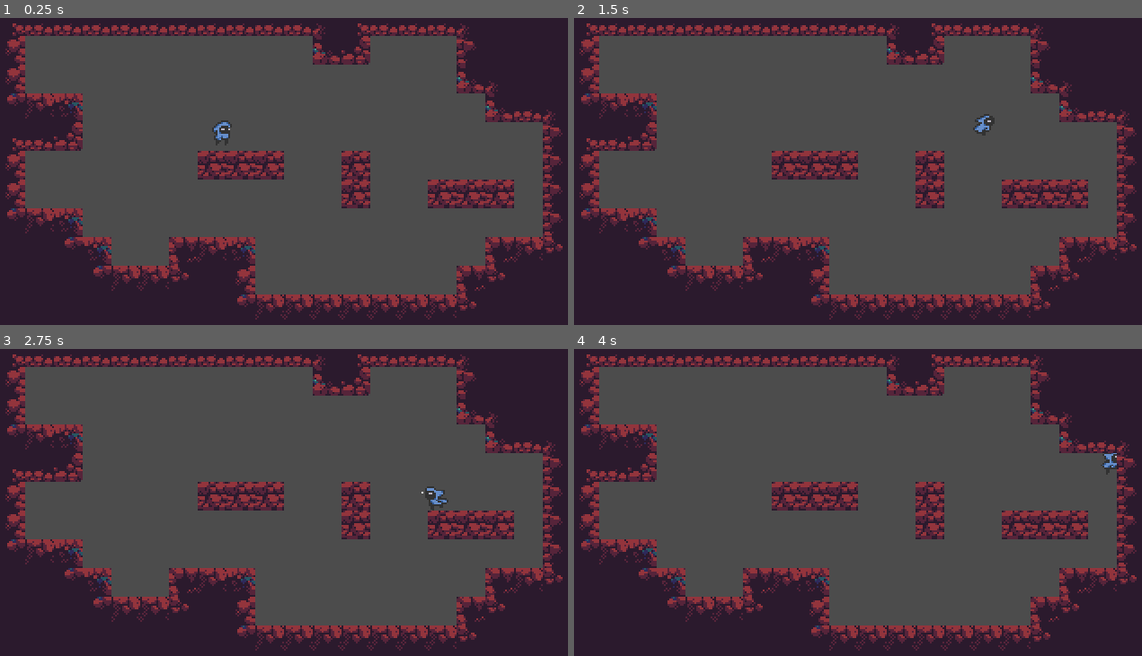
Above: before the commit, frames 1-4 (two rows, left to right).
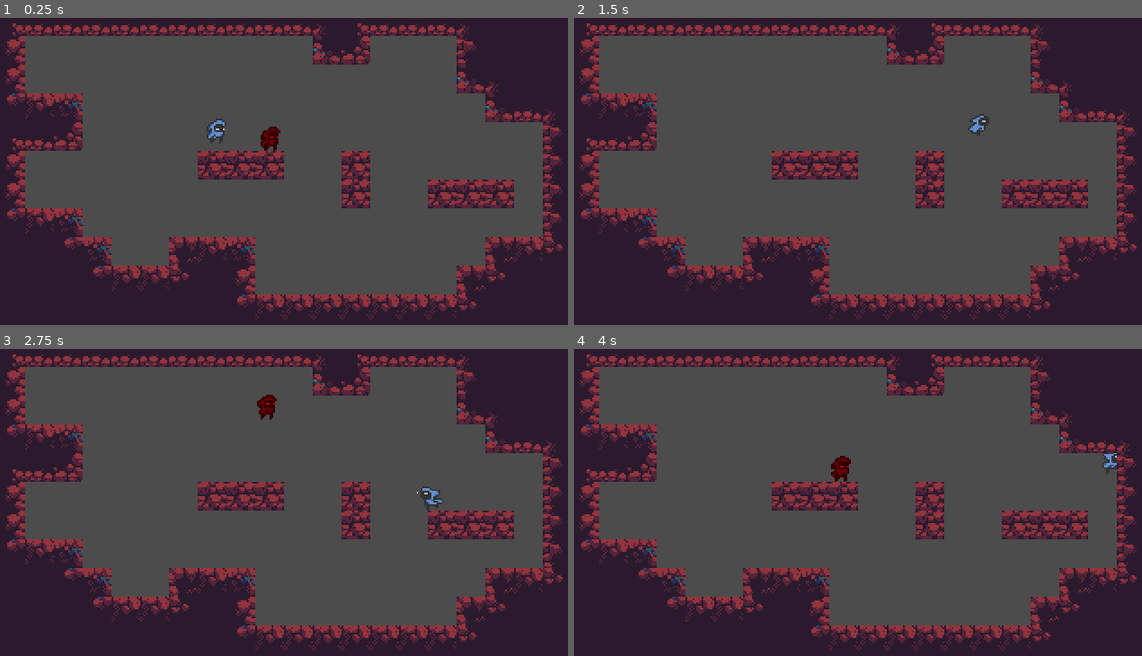
Above: after the commit, the same moments.

Repository: Vanberk1/apocalypse-survival
Game: Godot game, scene res://scenes/Level.tscn
The game is run twice, just before and just after one commit, with the same random seed, the same clock (stepped at 60 frames per second) and the same inputs.
Inputs:
- Up to frame 1 (0.25 s): no input
- Up to frame 2 (1.5 s): hold D (right) from 0.53 s (still down); tap J (attack) at 0.6 s; tap W (up) at 0.77, 1.07 s; tap K (dash) at 0.8, 1.35 s
- Up to frame 3 (2.75 s): tap W (up) at 1.52, 1.55, 1.82, 2.1 s; release D (right) at 2.03 s; hold A (left) from 2.03 s (still down); tap J (attack) at 2.3 s
- Up to frame 4 (4 s): release A (left) at 2.78 s; hold D (right) from 2.78 s (still down); tap J (attack) at 2.85 s; tap W (up) at 3.02, 3.32, 3.77, 3.8 s; tap K (dash) at 3.05, 3.6 s

The runs differ from the first frame. In frame 1, 0.4% of the frame differs, in the area x 36-50%, y 32-44%; in frame 2, 0.2%; in frame 3, 0.4%; in frame 4, 0.2%.

Commit message:
Adding hard-coded local coop

Diff:
--- a/project.godot
+++ b/project.godot
@@ -65,6 +65,37 @@
 "events": [ Object(InputEventKey,"resource_local_to_scene":false,"resource_name":"","device":0,"alt":false,"shift":false,"control":false,"meta":false,"command":false,"pressed":false,"scancode":75,"unicode":0,"echo":false,"script":null)
  ]
 }
+left_2={
+"deadzone": 0.5,
+"events": [ Object(InputEventJoypadButton,"resource_local_to_scene":false,"resource_name":"","device":0,"button_index":14,"pressure":0.0,"pressed":false,"script":null)
+ ]
+}
+right_2={
+"deadzone": 0.5,
+"events": [ Object(InputEventJoypadButton,"resource_local_to_scene":false,"resource_name":"","device":0,"button_index":15,"pressure":0.0,"pressed":false,"script":null)
+ ]
+}
+up_2={
+"deadzone": 0.5,
+"events": [ Object(InputEventJoypadButton,"resource_local_to_scene":false,"resource_name":"","device":0,"button_index":12,"pressure":0.0,"pressed":false,"script":null)
+, Object(InputEventJoypadButton,"resource_local_to_scene":false,"resource_name":"","device":0,"button_index":0,"pressure":0.0,"pressed":false,"script":null)
+ ]
+}
+down_2={
+"deadzone": 0.5,
+"events": [ Object(InputEventJoypadButton,"resource_local_to_scene":false,"resource_name":"","device":0,"button_index":13,"pressure":0.0,"pressed":false,"script":null)
+ ]
+}
+attack_2={
+"deadzone": 0.5,
+"events": [ Object(InputEventJoypadButton,"resource_local_to_scene":false,"resource_name":"","device":0,"button_index":2,"pressure":0.0,"pressed":false,"script":null)
+ ]
+}
+dash_2={
+"deadzone": 0.5,
+"events": [ Object(InputEventJoypadButton,"resource_local_to_scene":false,"resource_name":"","device":0,"button_index":6,"pressure":0.0,"pressed":false,"script":null)
+ ]
+}
 
 [rendering]
 
--- a/scenes/AttackArea.gd
+++ b/scenes/AttackArea.gd
@@ -15,4 +15,4 @@
 func _on_AttackArea_body_entered(body):
 	print(body.name)
 	if body.is_in_group("character"):
-		body.queue_free()
+		body.death()
--- a/scenes/Character.gd
+++ b/scenes/Character.gd
@@ -1,6 +1,10 @@
 extends KinematicBody2D
 
+signal death
+
 const AttackArea = preload("res://scenes/AttackArea.tscn")
+
+export (String, "none", "player 1", "player 2") var player_controller
 
 export var acceleration = 900
 export var max_speed = 90
@@ -20,8 +24,16 @@
 
 onready var sprite = $AnimatedSprite
 
+func _ready():
+	print(player_controller)
+	if player_controller == "player 2":
+		sprite.modulate = Color(1, 0, 0)
+
 func _physics_process(delta):
-	x_input = Input.get_action_strength("right") - Input.get_action_strength("left")
+	if player_controller == "player 1":
+		x_input = Input.get_action_strength("right") - Input.get_action_strength("left")
+	else:
+		x_input = Input.get_action_strength("right_2") - Input.get_action_strength("left_2")
 
 	if x_input < 0:
 		sprite.flip_h = true
@@ -41,38 +53,71 @@
 
 	if is_on_floor() or nextToWall():
 		jump_number = 2
-		if Input.is_action_just_pressed("up") and jump_number > 0:
-			motion.y = -jump_force
-			jump_number -= 1
-			if not is_on_floor() and nextToRightWall():
-				motion.x -= wallJump * delta
-				motion.y -= jumpWall * delta
-			if not is_on_floor() and nextToLeftWall():
-				motion.x += wallJump * delta
-				motion.y -= jumpWall * delta
+		if player_controller == "player 1":
+			if Input.is_action_just_pressed("up") and jump_number > 0:
+				motion.y = -jump_force
+				jump_number -= 1
+				if not is_on_floor() and nextToRightWall():
+					motion.x -= wallJump * delta
+					motion.y -= jumpWall * delta
+				if not is_on_floor() and nextToLeftWall():
+					motion.x += wallJump * delta
+					motion.y -= jumpWall * delta
 
-		if nextToWall() and motion.y > 30:
-			motion.y = 30 * delta
-			if nextToRightWall():
-				sprite.flip_h = true
-#				sprite.play("slideWall")
-			elif nextToLeftWall():
-				sprite.flip_h = false
-#				sprite.play("slideWall")
+			if nextToWall() and motion.y > 30:
+				motion.y = 30 * delta
+				if nextToRightWall():
+					sprite.flip_h = true
+	#				sprite.play("slideWall")
+				elif nextToLeftWall():
+					sprite.flip_h = false
+	#				sprite.play("slideWall")
 
-		if !x_input:
-			motion.x = lerp(motion.x, 0, friction)
+			if !x_input:
+				motion.x = lerp(motion.x, 0, friction)
+		else:
+			if Input.is_action_just_pressed("up_2") and jump_number > 0:
+				motion.y = -jump_force
+				jump_number -= 1
+				if not is_on_floor() and nextToRightWall():
+					motion.x -= wallJump * delta
+					motion.y -= jumpWall * delta
+				if not is_on_floor() and nextToLeftWall():
+					motion.x += wallJump * delta
+					motion.y -= jumpWall * delta
+
+			if nextToWall() and motion.y > 30:
+				motion.y = 30 * delta
+				if nextToRightWall():
+					sprite.flip_h = true
+	#				sprite.play("slideWall")
+				elif nextToLeftWall():
+					sprite.flip_h = false
+	#				sprite.play("slideWall")
+
+			if !x_input:
+				motion.x = lerp(motion.x, 0, friction)
 	else:
-		if Input.is_action_just_released("up") && motion.y < -jump_force / 2:
-			motion.y = -jump_force / 2
-		if !x_input:
-			motion.x = lerp(motion.x, 0, air_friction)
-
-	if Input.is_action_just_pressed("dash"):
-		dash()
-
-	if Input.is_action_just_pressed("attack") && can_attack:
-		attack()
+		if player_controller == "player 1":
+			if Input.is_action_just_released("up") && motion.y < -jump_force / 2:
+				motion.y = -jump_force / 2
+			if !x_input:
+				motion.x = lerp(motion.x, 0, air_friction)
+		else:
+			if Input.is_action_just_released("up_2") && motion.y < -jump_force / 2:
+				motion.y = -jump_force / 2
+			if !x_input:
+				motion.x = lerp(motion.x, 0, air_friction)
+	if player_controller == "player 1":
+		if Input.is_action_just_pressed("dash"):
+			dash()
+		if Input.is_action_just_pressed("attack") && can_attack:
+			attack()
+	else:
+		if Input.is_action_just_pressed("dash_2"):
+			dash()
+		if Input.is_action_just_pressed("attack_2") && can_attack:
+			attack()
 
 	motion = move_and_slide(motion, Vector2.UP)
 
@@ -99,6 +144,10 @@
 	$AttackTimer.start()
 #	print("attack", direction)
 
+func death():
+	emit_signal("death", player_controller)
+	queue_free()
+
 func _on_Timer_timeout():
 	max_speed = 90
 
--- a/scenes/Character.tscn
+++ b/scenes/Character.tscn
@@ -92,6 +92,7 @@
 [node name="Character" type="KinematicBody2D" groups=[
 "character",
 ]]
+collision_layer = 0
 script = ExtResource( 2 )
 
 [node name="AnimatedSprite" type="AnimatedSprite" parent="."]
@@ -99,7 +100,7 @@
 scale = Vector2( 1, 0.917411 )
 frames = SubResource( 16 )
 animation = "idle"
-frame = 2
+frame = 3
 playing = true
 
 [node name="CollisionShape2D" type="CollisionShape2D" parent="."]
--- /dev/null
+++ b/scenes/Level.gd
@@ -0,0 +1,32 @@
+extends Node2D
+
+const Character = preload("res://scenes/Character.tscn")
+
+onready var characters = $Characters
+onready var spawn_point = $SpawnPoint
+
+func _ready():
+	for charc in characters.get_children():
+		charc.connect("death", self, "_on_character_death")
+
+func _on_character_death(controller):
+	print(controller)
+	if controller == "player 1":
+		$RespawnTimer1.start()
+	else:
+		$RespawnTimer2.start()
+
+
+func _on_RespawnTimer_timeout():
+	var new_char = Character.instance()
+	new_char.player_controller = "player 1"
+	new_char.global_position = spawn_point.global_position
+	new_char.connect("death", self, "_on_character_death")
+	characters.add_child(new_char)
+
+func _on_RespawnTimer2_timeout():
+	var new_char = Character.instance()
+	new_char.player_controller = "player 2"
+	new_char.global_position = spawn_point.global_position
+	new_char.connect("death", self, "_on_character_death")
+	characters.add_child(new_char)
--- a/scenes/Level.tscn
+++ b/scenes/Level.tscn
@@ -1,7 +1,8 @@
-[gd_scene load_steps=22 format=2]
+[gd_scene load_steps=23 format=2]
 
 [ext_resource path="res://scenes/Character.tscn" type="PackedScene" id=1]
 [ext_resource path="res://assets/images/tiles.png" type="Texture" id=2]
+[ext_resource path="res://scenes/Level.gd" type="Script" id=3]
 
 [sub_resource type="ConvexPolygonShape2D" id=1]
 points = PoolVector2Array( 0, 0, 16, 0, 16, 16, 0, 16 )
@@ -192,12 +193,33 @@
 0/z_index = 0
 
 [node name="Level" type="Node2D"]
-
-[node name="Character" parent="." instance=ExtResource( 1 )]
-position = Vector2( 126, 60 )
+script = ExtResource( 3 )
+
+[node name="Characters" type="Node2D" parent="."]
+
+[node name="Character" parent="Characters" instance=ExtResource( 1 )]
+position = Vector2( 123, 59 )
+player_controller = "player 1"
+
+[node name="Character2" parent="Characters" instance=ExtResource( 1 )]
+position = Vector2( 153, 65 )
+player_controller = "player 2"
 
 [node name="TileMap" type="TileMap" parent="."]
 tile_set = SubResource( 19 )
 cell_size = Vector2( 16, 16 )
 format = 1
 tile_data = PoolIntArray( -1, 0, 3, -65536, 0, 131073, -65535, 0, 131073, -65534, 0, 4, -65533, 0, 4, -65532, 0, 131073 …(2626 unchanged characters)…
+
+[node name="SpawnPoint" type="Position2D" parent="."]
+position = Vector2( 151, 36 )
+
+[node name="RespawnTimer1" type="Timer" parent="."]
+wait_time = 2.0
+one_shot = true
+
+[node name="RespawnTimer2" type="Timer" parent="."]
+wait_time = 2.0
+one_shot = true
+[connection signal="timeout" from="RespawnTimer1" to="." method="_on_RespawnTimer_timeout"]
+[connection signal="timeout" from="RespawnTimer2" to="." method="_on_RespawnTimer2_timeout"]
